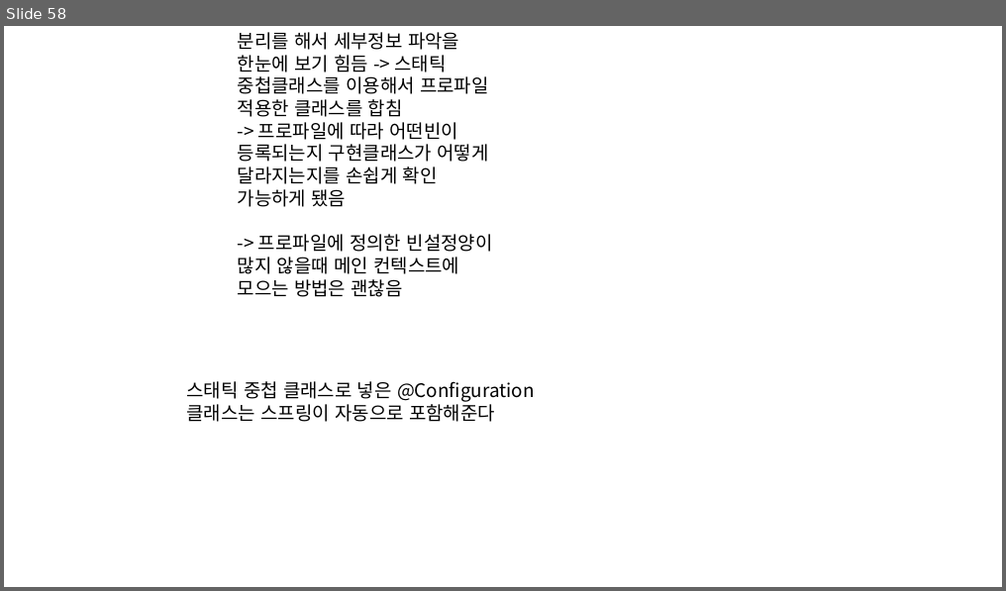
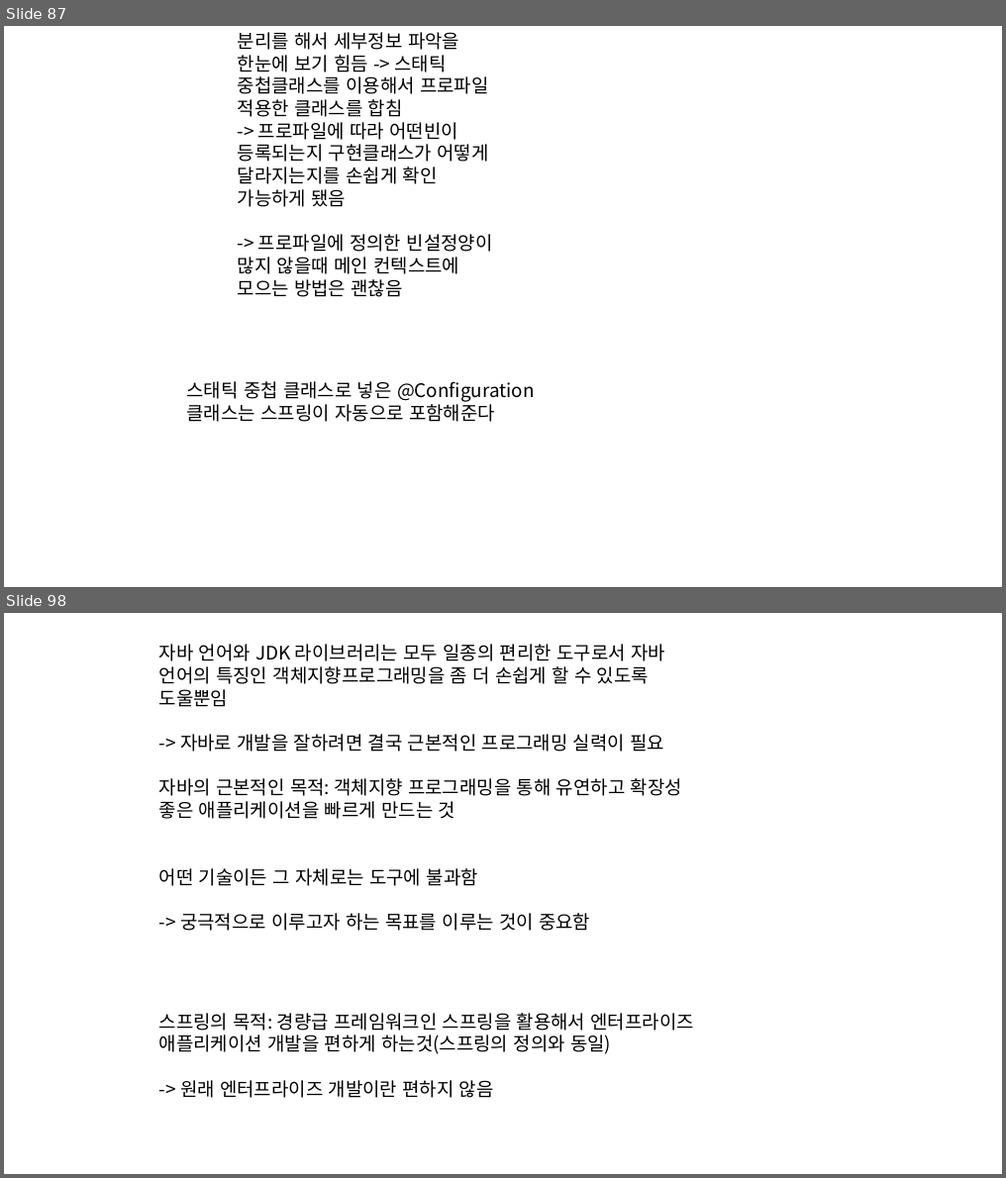
Before and after one commit to eongss/testproject, a slide deck: 프레젠테이션1.pptx. Shown one above the other, each under a label of ours: slide 58 before the commit, slides 87 and 98 after it; the slides between them are not shown. The pictures are 1006x591 and 1006x1178 pixels, drawn with LibreOffice and Linux fonts; fonts in the diff are those of the drawing. Boxes give left, top, right and bottom in pixels: in the first picture for what was removed or moved away, otherwise in the second. Text is boxed around its words. In the diff, an @@ line names an element or a change of style, - is before the commit and + after.

```diff
--- a/프레젠테이션1.pptx
+++ b/프레젠테이션1.pptx
@@ slide 98 added at (4, 613, 1002, 1174), background #FFFFFF @@
@@ text added at (159, 644, 682, 931), 18 pt, text #000000 @@
+자바 언어와 JDK 라이브러리는 모두 일종의 편리한 도구로서 자바 언어의 특징인 객체지향프로그래밍을 좀 더 손쉽게 할 수 있도록 도울뿐임
+-> 자바로 개발을 잘하려면 결국 근본적인 프로그래밍 실력이 필요
+자바의 근본적인 목적: 객체지향 프로그래밍을 통해 유연하고 확장성 좋은 애플리케이션을 빠르게 만드는 것
+어떤 기술이든 그 자체로는 도구에 불과함
+-> 궁극적으로 이루고자 하는 목표를 이루는 것이 중요함
@@ text added at (159, 1013, 694, 1098), 18 pt, text #000000 @@
+스프링의 목적: 경량급 프레임워크인 스프링을 활용해서 엔터프라이즈 애플리케이션 개발을 편하게 하는것(스프링의 정의와 동일)
+-> 원래 엔터프라이즈 개발이란 편하지 않음
@@ what was slide 58 is now slide 87 @@
```
Also in this commit, not shown: 59 other slides added, 3 slides removed, 1 other file.
